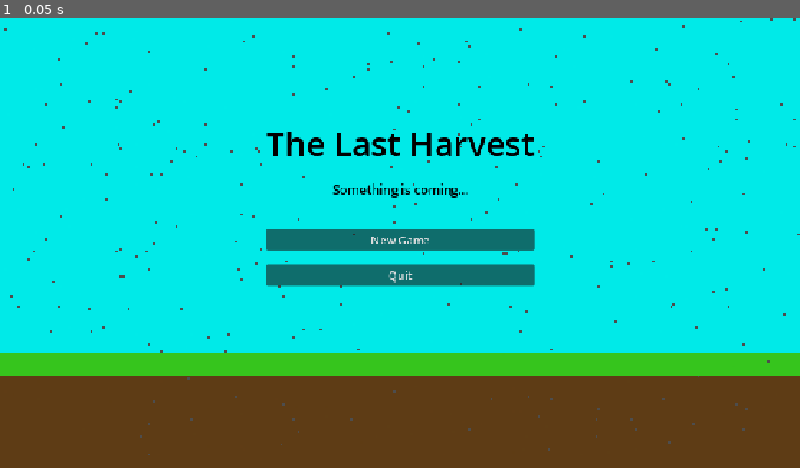
Above: before the commit, frame 1.
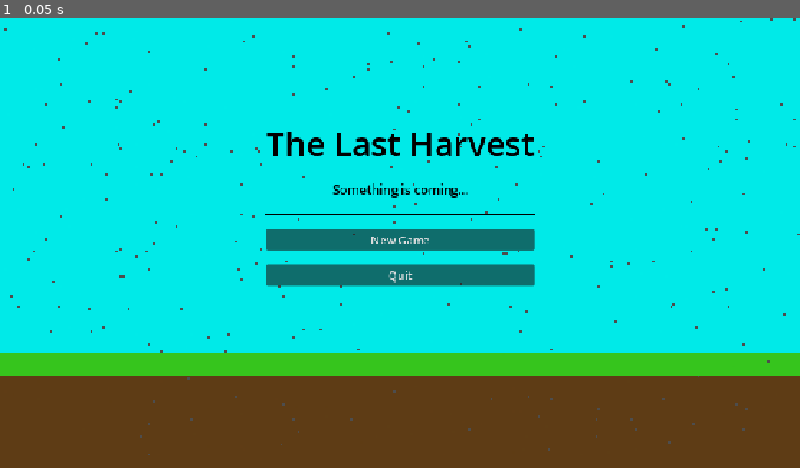
Above: after the commit, the same moment.

Repository: TheAbdullahSaleem/First-project-
Game: Godot game, scene res://scenes/MainMenu.tscn
The game is run twice, just before and just after one commit, with the same random seed, the same clock (stepped at 60 frames per second) and the same inputs. This scene is started directly instead of the project's main scene.
Inputs:
- Up to frame 1 (0.05 s): no input

The runs differ from the first frame. In frame 1, less than 0.1% of the frame differs, in the area x 33-67%, y 43-44%.

Commit message:
menu completed

Diff:
--- a/scenes/MainMenu.tscn
+++ b/scenes/MainMenu.tscn
@@ -3,6 +3,7 @@
 [ext_resource type="Texture2D" uid="uid://y16w1if3uevr" path="res://assets/sprites/background/menu.png" id="1_yqorp"]
 
 [sub_resource type="StyleBoxLine" id="StyleBoxLine_0ykhv"]
+thickness = 2
 
 [node name="MainMenu" type="Control" unique_id=1560203542]
 layout_mode = 3
--- /dev/null
+++ b/scripts/system/MainMenu.gd
@@ -0,0 +1,17 @@
+# MainMenu.gd
+extends Control
+
+const GAME_SCENE = "res://scenes/world/World.tscn"
+
+@onready var btn_new_game = $Background/VBoxContainer/NewGame
+@onready var btn_quit     = $Background/VBoxContainer/Quit
+
+func _ready() -> void:
+	btn_new_game.pressed.connect(_on_new_game)
+	btn_quit.pressed.connect(_on_quit)
+
+func _on_new_game() -> void:
+	get_tree().change_scene_to_file(GAME_SCENE)
+
+func _on_quit() -> void:
+	get_tree().quit()
Not shown, added: assets/sprites/background/day.png.import
Not shown, added: assets/sprites/background/night.png.import
Not shown, added: scripts/system/MainMenu.gd.uid
